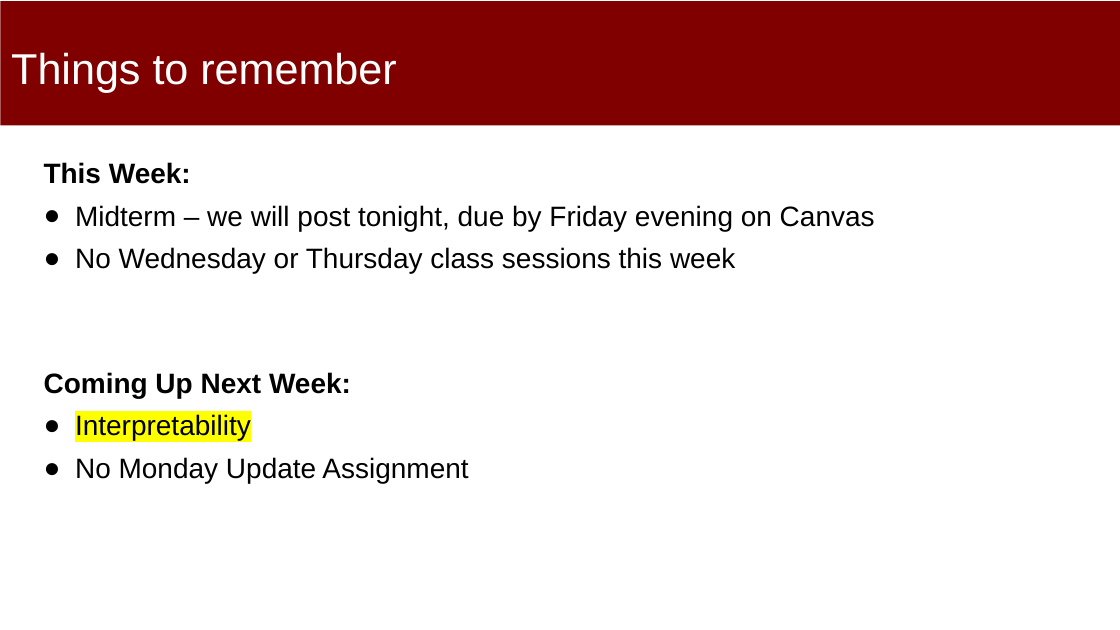
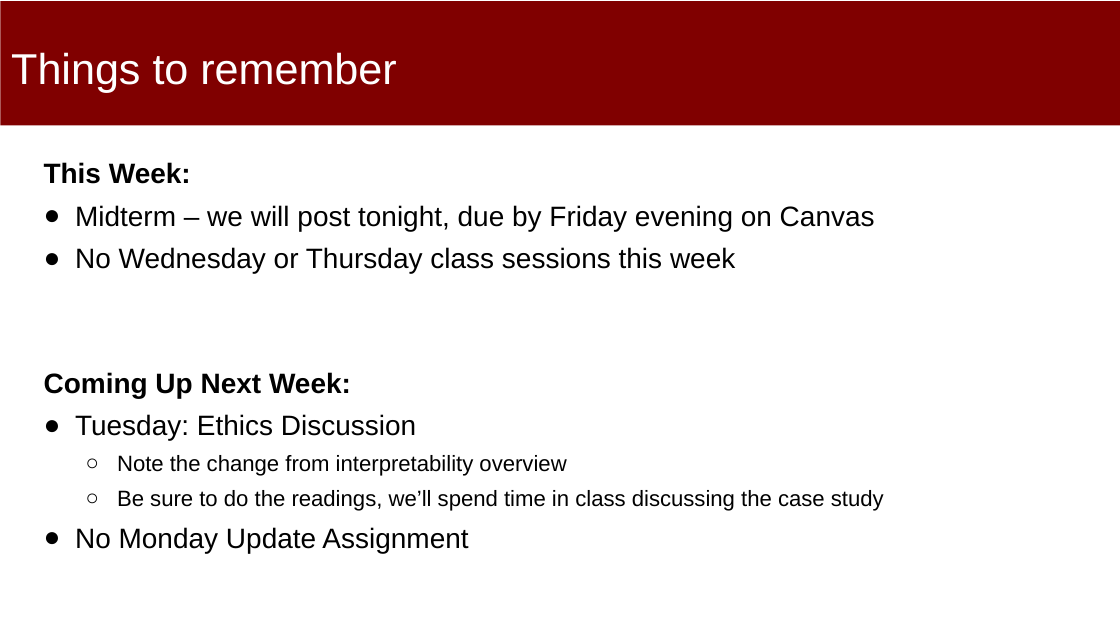
Before and after one commit to dssg/MLinPractice, a slide deck: slide 2 of Lectures/Lecture11-Module1Review.pptx. Drawn at 1120x630 pixels with LibreOffice and Linux fonts; fonts in the diff are those of the drawing. Boxes give left, top, right and bottom in pixels: in the first picture for what was removed or moved away, otherwise in the second. Text is boxed around its words. In the diff, an @@ line names an element or a change of style, - is before the commit and + after.

Commit message:
update slides

```diff
--- a/Lectures/Lecture11-Module1Review.pptx
+++ b/Lectures/Lecture11-Module1Review.pptx
@@ text at bbox=[75, 414, 884, 511]: text changed; size 24 to 19 pt @@
-● Interpretability
+● Tuesday: Ethics Discussion
+  ○ Note the change from interpretability overview
+  ○ Be sure to do the readings, we’ll spend time in class discussing the case study
```
Also in this commit, not shown: 1 slide added.
